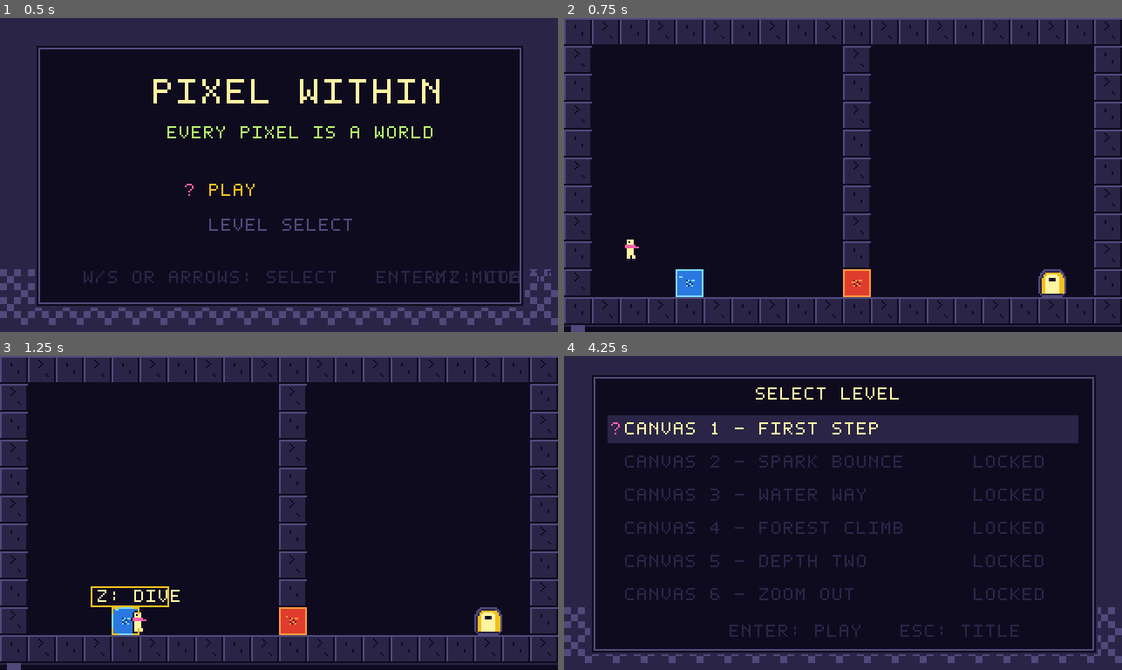
Above: before the commit, frames 1-4 (two rows, left to right).
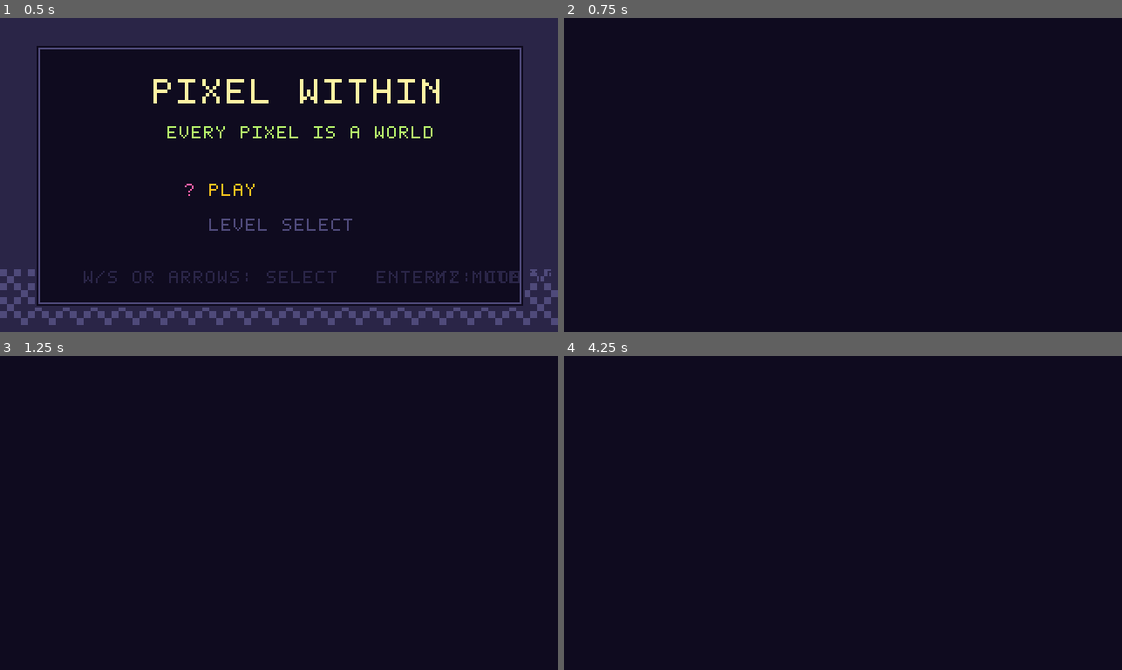
Above: after the commit, the same moments.

Repository: harshithGowda735/pixel-within
Game: Godot game, scene res://scenes/title_screen.tscn
Two runs of this game, one before a commit and one after it. Both use one fixed random seed, a clock stepped at 60 frames per second and the inputs below.
Inputs:
- Up to frame 1 (0.5 s): no input
- Up to frame 2 (0.75 s): tap Enter (ui_accept) at 0.5 s; hold D (move_right) from 0.53 s (still down); tap Z (dive) at 0.6 s
- Up to frame 3 (1.25 s): keep holding D (move_right); tap Space (jump) at 0.77 s; tap X (paint) at 0.8 s
- Up to frame 4 (4.25 s): tap X (paint) at 1.35, 3.05, 3.6 s; tap Space (jump) at 1.52, 3.02, 3.77 s; tap C (surface) at 1.55, 2.1, 3.8 s; release D (move_right) at 2.03 s; hold A (move_left) 2.03-2.78 s; tap Z (dive) at 2.3, 2.85 s; hold D (move_right) from 2.78 s (still down); tap Escape at 4.15 s

Frame 1 is identical in both runs. In frame 2, 27% of the frame differs, in the area x 0-100%, y 0-100%; in frame 3, 27%; in frame 4, 33%.
Error after the commit: Parse Error: There is already a variable named "game_node" declared in this scope. (res://scenes/main.gd:521)

Commit message:
fix: ensure X key input is handled via physical, logical and unhandled input, expand heart interaction radius, and add smart dive-on-X support

Diff:
--- a/project.godot
+++ b/project.godot
@@ -76,6 +76,7 @@
 paint={
 "deadzone": 0.5,
 "events": [Object(InputEventKey,"resource_local_to_scene":false,"resource_name":"","device":16,"window_id":0,"alt_press …(190 unchanged characters)…
+, Object(InputEventKey,"resource_local_to_scene":false,"resource_name":"","device":16,"window_id":0,"alt_pressed":false,"shift_pressed":false,"ctrl_pressed":false,"meta_pressed":false,"pressed":false,"keycode":88,"physical_keycode":0,"key_label":0,"unicode":120,"location":0,"echo":false,"script":null)
 ]
 }
 surface={
--- a/scenes/main.gd
+++ b/scenes/main.gd
@@ -483,23 +483,40 @@
 
 	# Action Prompts when near Chroma Pixel or Heart
 	if player != null and not player.is_dead and not is_transitioning:
+		var game_node = get_node_or_null("/root/Game")
 		if player.nearest_dive_target != Vector2i(-1, -1):
 			var tx := player.nearest_dive_target.x * 16.0
 			var ty := player.nearest_dive_target.y * 16.0
-			var prompt_x := clampf(tx - 10.0, 4.0, 270.0)
+			var prompt_x := clampf(tx - 10.0, 4.0, 260.0)
 			var prompt_y := maxf(ty - 10.0, 4.0)
-			draw_rect(Rect2(prompt_x - 2, prompt_y - 2, 44, 11), Palette.INK)
-			draw_rect(Rect2(prompt_x - 2, prompt_y - 2, 44, 11), Palette.SPARK_MID, false, 1.0)
-			PixelFont.draw_text(self, "Z: DIVE", Vector2(prompt_x + 2, prompt_y), Palette.SPARK_LIGHT, 1, 1)
+			var has_pigment := (game_node != null and not game_node.held.is_empty())
+			var prompt_text := "Z/X: DIVE" if has_pigment else "Z: DIVE"
+			var box_w := 54.0 if has_pigment else 44.0
+			draw_rect(Rect2(prompt_x - 2, prompt_y - 2, box_w, 11), Palette.INK)
+			draw_rect(Rect2(prompt_x - 2, prompt_y - 2, box_w, 11), Palette.SPARK_MID, false, 1.0)
+			PixelFont.draw_text(self, prompt_text, Vector2(prompt_x + 2, prompt_y), Palette.SPARK_LIGHT, 1, 1)
 
 		if player.nearest_heart_target != Vector2i(-1, -1):
 			var hx := player.nearest_heart_target.x * 16.0
 			var hy := player.nearest_heart_target.y * 16.0
-			var prompt_x := clampf(hx - 14.0, 4.0, 260.0)
+			var prompt_x := clampf(hx - 14.0, 4.0, 240.0)
 			var prompt_y := maxf(hy - 10.0, 4.0)
-			draw_rect(Rect2(prompt_x - 2, prompt_y - 2, 50, 11), Palette.INK)
-			draw_rect(Rect2(prompt_x - 2, prompt_y - 2, 50, 11), Palette.PINK, false, 1.0)
-			PixelFont.draw_text(self, "X: PAINT", Vector2(prompt_x + 2, prompt_y), Palette.SPARK_LIGHT, 1, 1)
+			var held_p: String = game_node.held if game_node != null else ""
+			var cur_w: Dictionary = game_node.get_current_world() if game_node != null else {}
+			var cur_c: String = cur_w.get("color", "")
+
+			if held_p.is_empty():
+				draw_rect(Rect2(prompt_x - 6, prompt_y - 2, 72, 11), Palette.INK)
+				draw_rect(Rect2(prompt_x - 6, prompt_y - 2, 72, 11), Palette.STONE_DARK, false, 1.0)
+				PixelFont.draw_text(self, "NEED PIGMENT", Vector2(prompt_x - 2, prompt_y), Palette.STONE_LIGHT, 1, 1)
+			elif held_p.to_upper() == cur_c:
+				draw_rect(Rect2(prompt_x - 4, prompt_y - 2, 68, 11), Palette.INK)
+				draw_rect(Rect2(prompt_x - 4, prompt_y - 2, 68, 11), Palette.STONE_DARK, false, 1.0)
+				PixelFont.draw_text(self, "SAME COLOR", Vector2(prompt_x, prompt_y), Palette.STONE_LIGHT, 1, 1)
+			else:
+				draw_rect(Rect2(prompt_x - 2, prompt_y - 2, 50, 11), Palette.INK)
+				draw_rect(Rect2(prompt_x - 2, prompt_y - 2, 50, 11), Palette.PINK, false, 1.0)
+				PixelFont.draw_text(self, "X: PAINT", Vector2(prompt_x + 2, prompt_y), Palette.SPARK_LIGHT, 1, 1)
 
 		var game_node = get_node_or_null("/root/Game")
 		if game_node != null and not game_node.stack.is_empty():
--- a/scripts/player.gd
+++ b/scripts/player.gd
@@ -36,6 +36,7 @@
 
 # Dive and interaction range
 const DIVE_INTERACTION_RADIUS := 24.0
+const HEART_INTERACTION_RADIUS := 36.0
 
 # State variables
 var sim_position := Vector2.ZERO
@@ -270,29 +271,71 @@
 
 	# Z: Dive into nearest chroma pixel
 	if is_dive_just_pressed():
-		if nearest_dive_target != Vector2i(-1, -1):
-			var main_node = get_parent()
-			if main_node != null and main_node.has_method("start_dive_transition"):
-				main_node.start_dive_transition(nearest_dive_target)
-			else:
-				game_node.dive(nearest_dive_target)
+		_try_dive()
 
 	# C or Esc: Surface to parent world
 	if is_surface_just_pressed():
-		var main_node = get_parent()
-		if main_node != null and main_node.has_method("start_surface_transition"):
-			main_node.start_surface_transition()
-		else:
-			game_node.surface()
+		_try_surface()
 
 	# X: Paint heart
 	if is_paint_just_pressed():
-		if nearest_heart_target != Vector2i(-1, -1):
-			var main_node = get_parent()
-			if main_node != null and main_node.has_method("start_paint_transition"):
-				main_node.start_paint_transition(nearest_heart_target, game_node.held)
-			else:
-				game_node.paint_heart(game_node.held)
+		_try_paint_heart()
+
+func _unhandled_input(event: InputEvent) -> void:
+	if input_disabled or is_dead:
+		return
+	if event is InputEventKey and event.pressed and not event.echo:
+		if event.keycode == KEY_X or event.physical_keycode == KEY_X:
+			_try_paint_heart()
+		elif event.keycode == KEY_Z or event.physical_keycode == KEY_Z:
+			_try_dive()
+		elif event.keycode == KEY_C or event.physical_keycode == KEY_C:
+			_try_surface()
+
+func _try_dive() -> void:
+	if input_disabled or is_dead:
+		return
+	var game_node := get_game_singleton()
+	if game_node == null:
+		return
+	if nearest_dive_target != Vector2i(-1, -1):
+		var main_node = get_parent()
+		if main_node != null and main_node.has_method("start_dive_transition"):
+			main_node.start_dive_transition(nearest_dive_target)
+		else:
+			game_node.dive(nearest_dive_target)
+
+func _try_surface() -> void:
+	if input_disabled or is_dead:
+		return
+	var game_node := get_game_singleton()
+	if game_node == null:
+		return
+	var main_node = get_parent()
+	if main_node != null and main_node.has_method("start_surface_transition"):
+		main_node.start_surface_transition()
+	else:
+		game_node.surface()
+
+func _try_paint_heart() -> void:
+	if input_disabled or is_dead:
+		return
+	var game_node := get_game_singleton()
+	if game_node == null:
+		return
+	if nearest_heart_target != Vector2i(-1, -1):
+		var main_node = get_parent()
+		if main_node != null and main_node.has_method("start_paint_transition"):
+			main_node.start_paint_transition(nearest_heart_target, game_node.held)
+		else:
+			game_node.paint_heart(game_node.held)
+	elif nearest_dive_target != Vector2i(-1, -1) and not game_node.held.is_empty():
+		# Player pressed X near a chroma pixel while holding pigment -> dive into it to reach and paint its heart!
+		var main_node = get_parent()
+		if main_node != null and main_node.has_method("start_dive_transition"):
+			main_node.start_dive_transition(nearest_dive_target)
+		else:
+			game_node.dive(nearest_dive_target)
 
 func update_interaction_targets() -> void:
 	nearest_dive_target = Vector2i(-1, -1)
@@ -300,14 +343,14 @@
 
 	var center := sim_position + Vector2(HITBOX_WIDTH * 0.5, HITBOX_HEIGHT * 0.5)
 	var min_dive_dist := DIVE_INTERACTION_RADIUS
-	var min_heart_dist := DIVE_INTERACTION_RADIUS
-
-	# Check grid cells within 2 tiles radius
+	var min_heart_dist := HEART_INTERACTION_RADIUS
+
+	# Check grid cells within 3 tiles radius
 	var center_tx := int(floor(center.x / 16.0))
 	var center_ty := int(floor(center.y / 16.0))
 
-	for ty in range(center_ty - 2, center_ty + 3):
-		for tx in range(center_tx - 2, center_tx + 3):
+	for ty in range(center_ty - 3, center_ty + 4):
+		for tx in range(center_tx - 3, center_tx + 4):
 			var pos := Vector2i(tx, ty)
 			var tile: String = grid.get(pos, ".")
 			var tile_center := Vector2(tx * 16.0 + 8.0, ty * 16.0 + 8.0)
@@ -635,13 +678,13 @@
 	return Input.is_physical_key_pressed(KEY_SPACE) or Input.is_physical_key_pressed(KEY_W) or Input.is_physical_key_pressed(KEY_UP) or Input.is_action_pressed("jump") or Input.is_action_pressed("ui_accept")
 
 func is_dive_just_pressed() -> bool:
-	return Input.is_physical_key_pressed(KEY_Z) or Input.is_action_just_pressed("dive")
+	return Input.is_physical_key_pressed(KEY_Z) or Input.is_key_pressed(KEY_Z) or Input.is_action_just_pressed("dive")
 
 func is_paint_just_pressed() -> bool:
-	return Input.is_physical_key_pressed(KEY_X) or Input.is_action_just_pressed("paint")
+	return Input.is_physical_key_pressed(KEY_X) or Input.is_key_pressed(KEY_X) or Input.is_action_just_pressed("paint")
 
 func is_surface_just_pressed() -> bool:
-	return Input.is_physical_key_pressed(KEY_C) or Input.is_physical_key_pressed(KEY_ESCAPE) or Input.is_action_just_pressed("surface")
+	return Input.is_physical_key_pressed(KEY_C) or Input.is_key_pressed(KEY_C) or Input.is_physical_key_pressed(KEY_ESCAPE) or Input.is_key_pressed(KEY_ESCAPE) or Input.is_action_just_pressed("surface")
 
 func is_restart_just_pressed() -> bool:
 	return Input.is_physical_key_pressed(KEY_R) or Input.is_action_just_pressed("restart")
